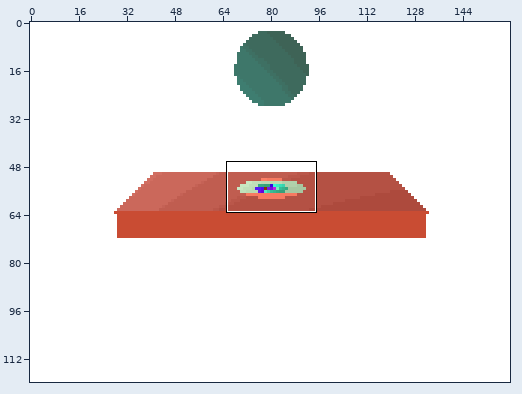
File history of a sprite sheet, Raytracer/Raytracer.png. The picture above shows the old version from afar; the outline marks the close-up.
Close-up. The starting point:
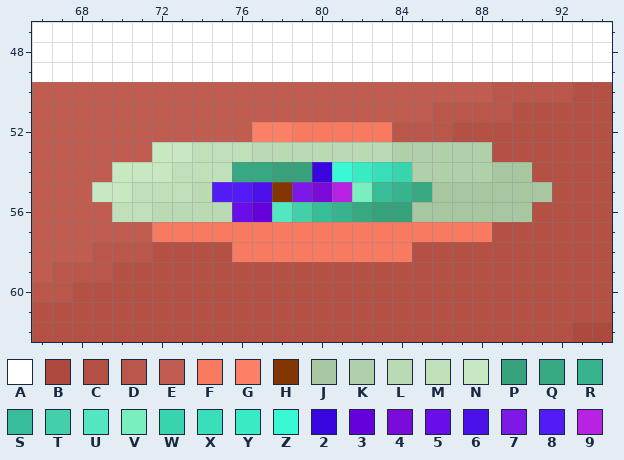
The file is 160x120 pixels. Colours within 5 levels of each other are drawn and written as one. Shown: x 66..94, y 47..62. The commit also changed other parts of the picture, which this record leaves out.
Palette (. is transparent): A #ffffff  B #ad4a3d  C #b45144  D #ba574a  E #c05d50  F #f77a61  G #fc8066  H #833502  J #a7c7a1  K #b0d0aa  L #badab4  M #c0e0ba  N #c8e8c2  P #36a17b  Q #37a882  R #37b38d  S #37bd97  T #43cfa8  U #53e7c1  V #78efbc  W #38d4ae  X #38dfb8  Y #39ebc5  Z #38f9d3  2 #3905df  3 #6501db  4 #7a0bd8  5 #690ee8  6 #4c10ea  7 #7d19e6  8 #531bf5  9 #b823e3
Pixels before, first column x 66:
47 AAAAAAAAAAAAAAAAAAAAAAAAAAAAA
48 AAAAAAAAAAAAAAAAAAAAAAAAAAAAA
49 AAAAAAAAAAAAAAAAAAAAAAAAAAAAA
50 EEEEEEEEEEEEEEEEEEEEEEEDDDDCC
51 EEEEEEEEEEEEEEEEEEEEDDDDCCCCC
52 EEEEEEEEEEEGGFFFFFDDDCCCCCCCC
53 EEEEEENNMMMLLLLLLLKKKKKCCCCCC
54 EEEENNNMMMQQPP2ZYXWKKKKJJCCCC
55 EEENNMMML886H749VSRQJJJJJJCCC
56 EEEEMMLLLL53UTSRQPPJJJJJJCCCC
57 EEEEEEFFFFFFFFFFFFFFFFFCCCCCC
58 EEEDDDCCCCFFFFFFFFFCCCCCCCCCC
59 EDDDCCCCCCCCCCCCCCCCCCCCCCCCC
60 DDCCCCCCCCCCCCCCCCCCCCCCCCCCC
61 CCCCCCCCCCCCCCCCCCCCCCCCCCCCC
62 CCCCCCCCCCCCCCCCCCCCCCCCCCCBB
The result:
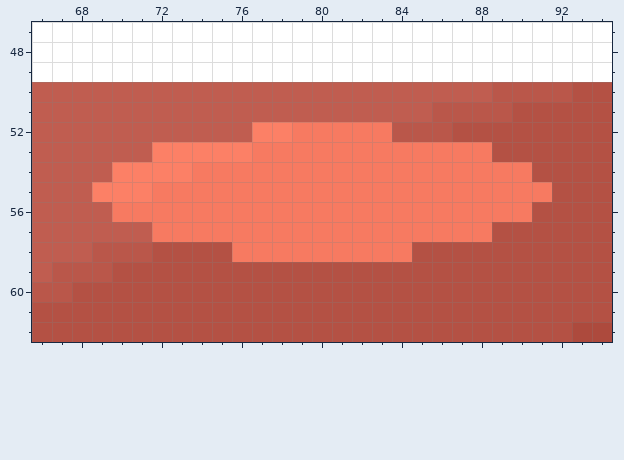
Changes in this commit:
{"y":53,"x":72,"old":"NNMMMLLLLLLLKKKKK","new":"GGGGGFFFFFFFFFFFF"}
{"y":54,"x":70,"old":"NNNMMMQQPP2ZYXWKKKKJJ","new":"GGGGFFFFFFFFFFFFFFFFF"}
{"y":55,"x":69,"old":"NNMMML886H749VSRQJJJJJJ","new":"GGGFFFFFFFFFFFFFFFFFFFF"}
{"y":56,"x":70,"old":"MMLLLL53UTSRQPPJJJJJJ","new":"FFFFFFFFFFFFFFFFFFFFF"}
{"label":"changed","picture_box":[92,142,552,222]}
